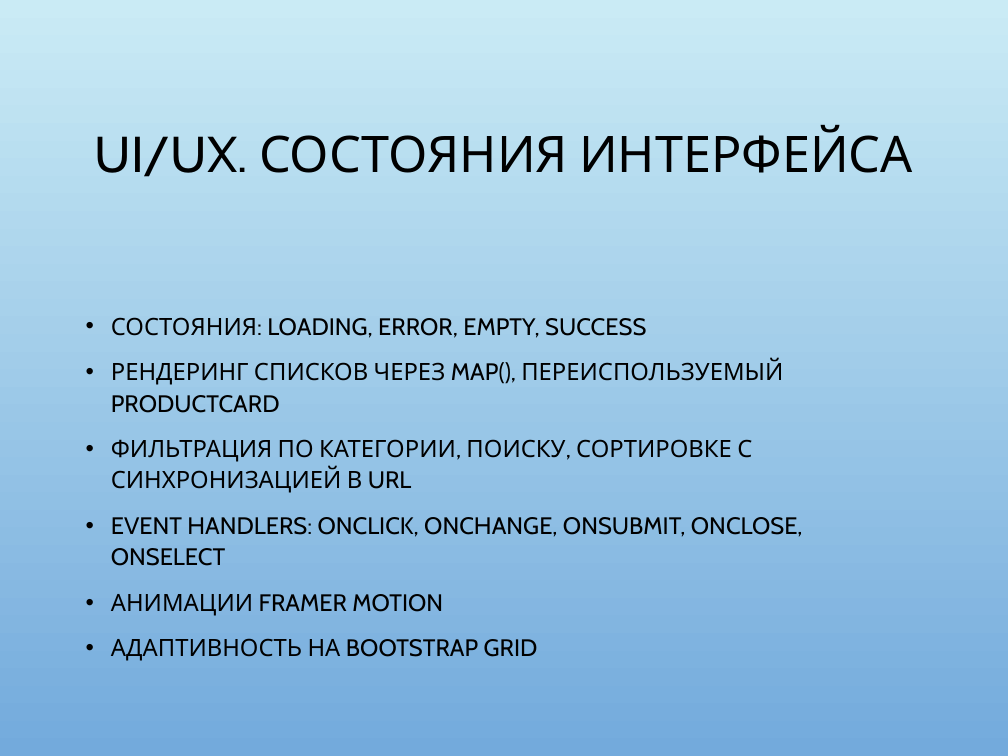
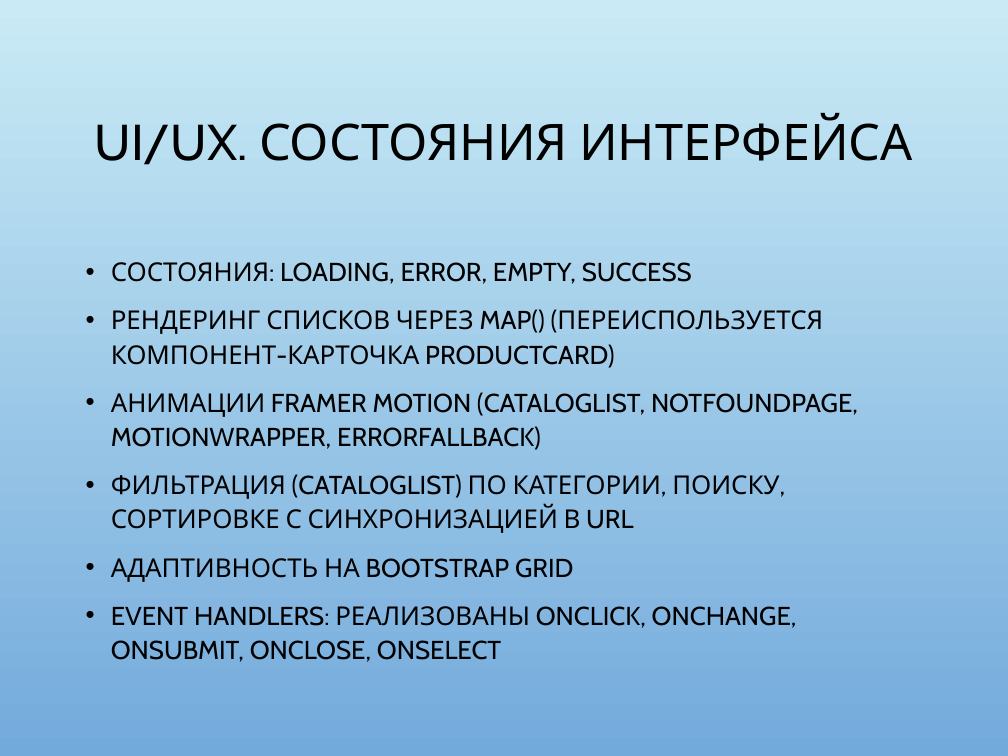
Before and after one commit to SvetlanaRozanova0108/plus-smart-home-frontend, a slide deck: slide 9 of Презентация_проекта_Plus_Smart_Home.pptx. Drawn at 1008x756 pixels with LibreOffice and Linux fonts; fonts in the diff are those of the drawing; background and template pictures are left out. Boxes give left, top, right and bottom in pixels: in the first picture for what was removed or moved away, otherwise in the second. Text is boxed around its words. In the diff, an @@ line names an element or a change of style, - is before the commit and + after.

```diff
--- a/Презентация_проекта_Plus_Smart_Home.pptx
+++ b/Презентация_проекта_Plus_Smart_Home.pptx
@@ title "UI/UX. СОСТОЯНИЯ ИНТЕРФЕЙСА": place and size @@
-title "UI/UX. СОСТОЯНИЯ ИНТЕРФЕЙСА" at (95,125,913,177)
+title "UI/UX. СОСТОЯНИЯ ИНТЕРФЕЙСА" at (95,113,913,165)
@@ text "СОСТОЯНИЯ: LOADING, ERROR, EMPTY, SUCCESS": place and size @@
-text "СОСТОЯНИЯ: LOADING, ERROR, EMPTY, SUCCESS" at (111,317,803,661)
+text "СОСТОЯНИЯ: LOADING, ERROR, EMPTY, SUCCESS" at (111,262,858,662)
@@ text at (111,262,692,582): size 17 to 18.5 pt in "СОСТОЯНИЯ: LOADING, ERROR, EMPTY, SUCCESS", "АДАПТИВНОСТЬ НА BOOTSTRAP GRID" @@
@@ text at (111,309,858,533): text changed; size 17 to 18.5 pt @@
-• РЕНДЕРИНГ СПИСКОВ ЧЕРЕЗ MAP(), ПЕРЕИСПОЛЬЗУЕМЫЙ PRODUCTCARD
-• ФИЛЬТРАЦИЯ ПО КАТЕГОРИИ, ПОИСКУ, СОРТИРОВКЕ С СИНХРОНИЗАЦИЕЙ В URL
-• EVENT HANDLERS: ONCLICK, ONCHANGE, ONSUBMIT, ONCLOSE, ONSELECT
-• АНИМАЦИИ FRAMER MOTION
+• РЕНДЕРИНГ СПИСКОВ ЧЕРЕЗ MAP() (ПЕРЕИСПОЛЬЗУЕТСЯ КОМПОНЕНТ-КАРТОЧКА PRODUCTCARD)
+• АНИМАЦИИ FRAMER MOTION (CATALOGLIST, NOTFOUNDPAGE, MOTIONWRAPPER, ERRORFALLBACK)
+• ФИЛЬТРАЦИЯ (CATALOGLIST) ПО КАТЕГОРИИ, ПОИСКУ, СОРТИРОВКЕ С СИНХРОНИЗАЦИЕЙ В URL
@@ text at (111,606,797,662): paragraph added @@
+• EVENT HANDLERS: РЕАЛИЗОВАНЫ ONCLICK, ONCHANGE, ONSUBMIT, ONCLOSE, ONSELECT
```
Also in this commit, not shown: 6 other slides changed, 1 slide added, 1 slide removed, 3 other files.
